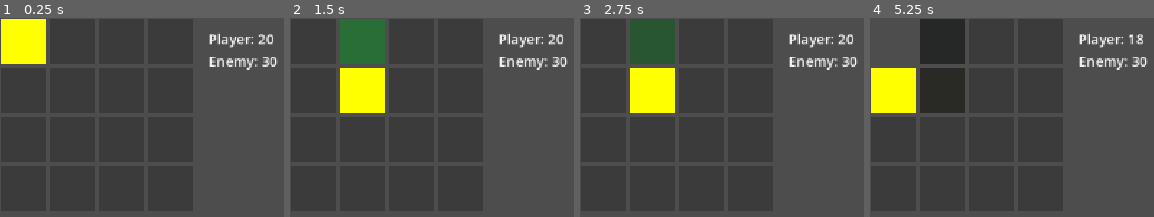
Above: before the commit, frames 1-4 (left to right).
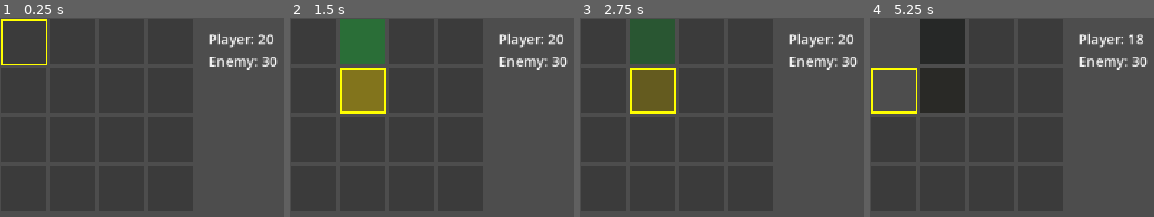
Above: after the commit, the same moments.

Repository: yaakovb/Memory-Game
Game: Godot game, scene res://scenes/main/main.tscn
Two runs of this game, one before a commit and one after it. Both use one fixed random seed, a clock stepped at 60 frames per second and the inputs below.
Inputs:
- Up to frame 1 (0.25 s): no input
- Up to frame 2 (1.5 s): tap Enter at 0.5 s; hold D (move_right) 0.53-1.28 s; hold Space (reveal) 0.53-1.28 s; hold S (move_down) from 1.28 s (still down); tap Space (reveal) at 1.35 s
- Up to frame 3 (2.75 s): tap Enter at 2 s; release S (move_down) at 2.03 s; hold D (move_right) from 2.03 s (still down); hold Space (reveal) from 2.03 s (still down)
- Up to frame 4 (5.25 s): release D (move_right) at 2.78 s; release Space (reveal) at 2.78 s; hold W (move_up) 2.78-3.53 s; tap Space (reveal) at 2.85, 4.35, 5 s; tap Enter at 3.5 s; hold Space (reveal) 3.53-4.28 s; hold A (move_left) 3.53-5.03 s; hold S (move_down) from 5.03 s (still down); hold Space (reveal) from 5.03 s (still down)

The runs differ from the first frame. In frame 1, 3.4% of the frame differs, in the area x 0-17%, y 0-24%; in frame 2, 3.2%; in frame 3, 3.2%; in frame 4, 3.3%.

Commit message:
Fix selector and tile selection outlines after revert.
Replace filled ColorRect cursor with yellow Line2D outlines and coordinate visibility between selector and first-picked tile.

Diff:
--- a/memory-game/scenes/board/Tile.tscn
+++ b/memory-game/scenes/board/Tile.tscn
@@ -1,17 +1,24 @@
-[gd_scene load_steps=2 format=3 uid="uid://bpdhvf4nrfa4h"]
+[gd_scene format=3 uid="uid://bpdhvf4nrfa4h"]
 
 [ext_resource type="Script" uid="uid://bfwbp1sjgs2lc" path="res://scripts/tile/tile.gd" id="1_ts3a1"]
 
-[node name="Tile" type="Node2D"]
+[node name="Tile" type="Node2D" unique_id=371637966]
 script = ExtResource("1_ts3a1")
 
-[node name="Face" type="ColorRect" parent="."]
+[node name="Face" type="ColorRect" parent="." unique_id=1540866695]
 offset_right = 64.0
 offset_bottom = 64.0
 color = Color(0.22745098, 0.22745098, 0.22745098, 1)
 
-[node name="Cover" type="ColorRect" parent="."]
+[node name="Cover" type="ColorRect" parent="." unique_id=551356375]
+modulate = Color(1, 1, 1, 0)
 offset_right = 64.0
 offset_bottom = 64.0
 color = Color(0.15, 0.15, 0.15, 1)
-modulate = Color(1, 1, 1, 0)
+
+[node name="SelectionOutline" type="Line2D" parent="." unique_id=1885160207]
+visible = false
+points = PackedVector2Array(4, 4, 60, 4, 60, 60, 4, 60)
+closed = true
+width = 6.0
+default_color = Color(1, 1, 0, 1)
--- a/memory-game/scenes/selector/selector.tscn
+++ b/memory-game/scenes/selector/selector.tscn
@@ -1,11 +1,12 @@
-[gd_scene format=3 uid="uid://cmjxhpsg72elh"]
+[gd_scene load_steps=2 format=3 uid="uid://cmjxhpsg72elh"]
 
 [ext_resource type="Script" uid="uid://cucywakuly4j6" path="res://scripts/selector/selector.gd" id="1_wvknu"]
 
-[node name="Selector" type="Node2D" unique_id=13077267]
+[node name="Selector" type="Node2D"]
 script = ExtResource("1_wvknu")
 
-[node name="ColorRect" type="ColorRect" parent="." unique_id=1964958062]
-offset_right = 64.0
-offset_bottom = 64.0
-color = Color(1.1638972, 1.1638972, 0, 1)
+[node name="Outline" type="Line2D" parent="."]
+points = PackedVector2Array(0, 0, 64, 0, 64, 64, 0, 64)
+width = 3.0
+closed = true
+default_color = Color(1, 1, 0, 1)
--- a/memory-game/scripts/board/board.gd
+++ b/memory-game/scripts/board/board.gd
@@ -20,6 +20,7 @@
 var _selector: Selector = null
 var _input_frozen := false
 var _pairs_remaining := 0
+var _first_tile_grid_pos := Vector2i(-1, -1)
 
 
 func setup(selector: Selector) -> void:
@@ -28,6 +29,10 @@
 
 func is_input_blocked() -> bool:
 	return _input_frozen
+
+
+func notify_selector_moved() -> void:
+	_update_selector_outline()
 
 
 func _ready() -> void:
@@ -62,10 +67,12 @@
 	_selection_state = SelectionState.IDLE
 	_first_tile = null
 	_second_tile = null
+	_first_tile_grid_pos = Vector2i(-1, -1)
 	_input_frozen = false
 	_clear_tiles()
 	await get_tree().process_frame
 	_spawn_grid()
+	_update_selector_outline()
 
 
 func _generate_shuffled_pair_ids() -> Array:
@@ -121,6 +128,9 @@
 		SelectionState.IDLE:
 			_selection_state = SelectionState.ONE_SELECTED
 			_first_tile = tile
+			_first_tile_grid_pos = _selector.grid_position
+			tile.set_selected_outline(true)
+			_update_selector_outline()
 		SelectionState.ONE_SELECTED:
 			if _first_tile == tile:
 				return
@@ -135,6 +145,10 @@
 	_first_tile = null
 	_second_tile = null
 	_selection_state = SelectionState.IDLE
+	_first_tile_grid_pos = Vector2i(-1, -1)
+
+	first.set_selected_outline(false)
+	_update_selector_outline()
 
 	if first.pair_id == second.pair_id:
 		first.make_empty()
@@ -154,3 +168,13 @@
 	second.grey_and_fade()
 	await get_tree().create_timer(FREEZE_DURATION).timeout
 	_input_frozen = false
+
+
+func _update_selector_outline() -> void:
+	if _selector == null:
+		return
+	var hide_on_first_pick := (
+		_selection_state == SelectionState.ONE_SELECTED
+		and _selector.grid_position == _first_tile_grid_pos
+	)
+	_selector.set_outline_visible(not hide_on_first_pick)
--- a/memory-game/scripts/selector/selector.gd
+++ b/memory-game/scripts/selector/selector.gd
@@ -1,45 +1,57 @@
-class_name Selector extends Node2D
+class_name Selector
+extends Node2D
 
-var grid_position := Vector2i.ZERO
 const BASE_MOVE_COOLDOWN := 0.25
 const MIN_MOVE_COOLDOWN := 0.1
 const SPEED_PER_STACK := 0.05
 const MAX_SPEED_STACKS := 3
 const SPEED_DURATION := 10.0
+
+@onready var _outline: Line2D = $Outline
+
+var grid_position := Vector2i.ZERO
 var _move_timer := 0.0
 var _speed_stacks := 0
 var _speed_timer := 0.0
 var _board: Board
+
 
 func setup(board: Board) -> void:
 	_board = board
 	grid_position = Vector2i.ZERO
 	_sync_position()
 
+
 func set_grid_position(new_pos: Vector2i) -> void:
 	grid_position = new_pos
 	_sync_position()
 
+
+func set_outline_visible(show_outline: bool) -> void:
+	_outline.visible = show_outline
+
+
 func _sync_position() -> void:
 	if _board:
 		position = _board.grid_to_world(grid_position)
+		_board.notify_selector_moved()
+
 
 func _process(delta: float) -> void:
-	if _move_timer > 0:
-		_move_timer -= delta
-		if _move_timer <= 0:
-			_move_timer = 0
-	if _speed_timer > 0:
+	if _move_timer > 0.0:
+		_move_timer = maxf(_move_timer - delta, 0.0)
+	if _speed_timer > 0.0:
 		_speed_timer -= delta
-		if _speed_timer <= 0:
+		if _speed_timer <= 0.0:
 			_speed_stacks = 0
+
 
 func _input(event: InputEvent) -> void:
 	if _board and _board.is_input_blocked():
 		return
-	if _move_timer > 0:
+	if _move_timer > 0.0:
 		return
-	if(event.is_echo()):
+	if event.is_echo():
 		return
 
 	if event.is_action_pressed("move_left"):
@@ -53,17 +65,17 @@
 
 
 func _move_to_position(direction: Vector2i) -> void:
-	var target: Vector2i = _board.clamp_grid_position(grid_position + direction)
-
+	var target := _board.clamp_grid_position(grid_position + direction)
 	if target == grid_position:
 		return
-
 	set_grid_position(target)
 	_move_timer = get_move_cooldown()
+
 
 func apply_speed() -> void:
 	_speed_stacks = mini(_speed_stacks + 1, MAX_SPEED_STACKS)
 	_speed_timer = SPEED_DURATION
 
+
 func get_move_cooldown() -> float:
 	return maxf(BASE_MOVE_COOLDOWN - _speed_stacks * SPEED_PER_STACK, MIN_MOVE_COOLDOWN)
--- a/memory-game/scripts/tile/tile.gd
+++ b/memory-game/scripts/tile/tile.gd
@@ -17,6 +17,7 @@
 
 @onready var _face: ColorRect = $Face
 @onready var _cover: ColorRect = $Cover
+@onready var _selection_outline: Line2D = $SelectionOutline
 
 var pair_id: int = -1
 var _state := State.HIDDEN
@@ -48,6 +49,7 @@
 	_state = State.EMPTY
 	_face.visible = false
 	_cover.modulate.a = 0.0
+	_selection_outline.visible = false
 
 
 func grey_and_fade() -> void:
@@ -66,8 +68,13 @@
 	return _state == State.HIDDEN
 
 
+func set_selected_outline(show_outline: bool) -> void:
+	_selection_outline.visible = show_outline
+
+
 func _reset_visuals() -> void:
 	_face.visible = true
 	_face.modulate = Color.WHITE
 	_face.color = HIDDEN_COLOR
 	_cover.modulate.a = 0.0
+	_selection_outline.visible = false
